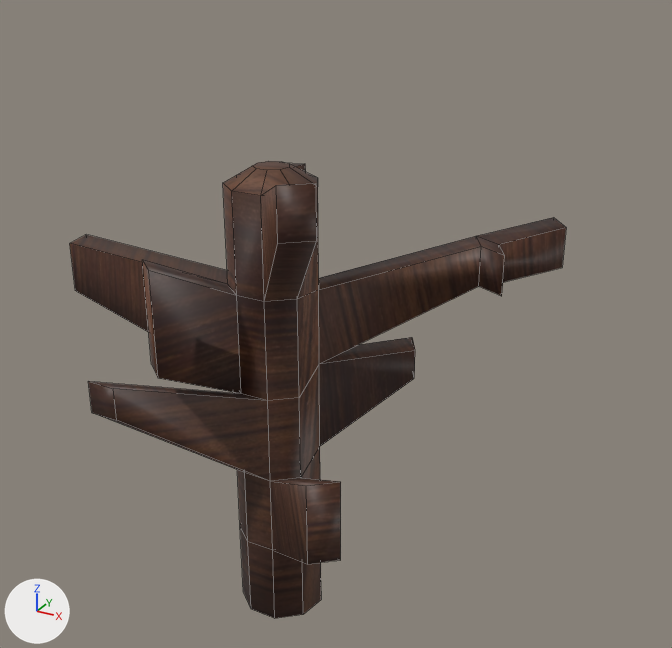
Before and after pictures for a commit that changed the Blender file Blender/Modular Kit Floors/SimpleTree.blend.
The view is the same before and after, from a 50 mm lens placed at (10.15, -15.72, 15.43), pointed at (0.88, 1.12, 7.01). The lights are fixed; the arrows at lower left show +X, +Y and +Z. The first picture is the older version. Mesh edges are drawn as thin lines.
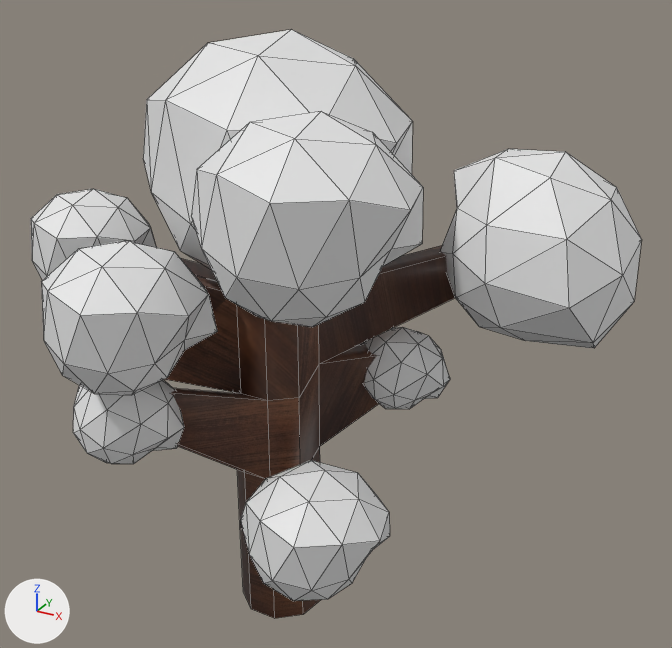
Commit message: Simple Tree

Boxes [x1, y1, x2, y2] around the edits, measured in the pictures (672 x 648 px):
'Icosphere.004', added
    after: [191, 111, 423, 327]
'Icosphere', added
    after: [441, 149, 642, 348]
'Icosphere.009', added
    after: [143, 30, 412, 270]
'Icosphere.003', added
    after: [42, 241, 217, 395]
'Icosphere.005', added
    after: [240, 460, 390, 601]
'Icosphere.007', added
    after: [73, 380, 184, 464]
'Icosphere.002', added
    after: [31, 189, 156, 280]
'Icosphere.006', added
    after: [362, 327, 450, 409]
part 1 of me_cylinder, surface changed
    before: [70, 161, 566, 618]
    after: [165, 245, 455, 618]

The change, as a diff of the scene's bpy script:
```diff
--- a/Blender/Modular Kit Floors/SimpleTree.blend.py
+++ b/Blender/Modular Kit Floors/SimpleTree.blend.py
@@ me_cylinder @@
 me_cylinder.from_pydata(...)  # 111 vertices, 104 faces; spans x -4.9..5.41, y -3.02..4.47, z -1.0..10.29
 # used by ob_cylinder; location = (0.0, 0.0, 0.98)
+# me_cylinder part 1: texture (UV) coordinates of 104 of 104 faces, centred in x -4.84..5.2, y -3.02..4.35, z -1.0..9.87, changed; they spanned u 0.17..0.83, v 0.0..0.99 and now span u -1.92..2.76, v -2.07..3.01
 me_cylinder.materials.append(mat_material_001)
@@ me_icosphere_009 @@
+me_icosphere_009.from_pydata(...)  # 42 vertices, 80 faces; spans x -1.04..1.2, y -1.0..1.37, z -1.0..1.17
@@ ob_icosphere_009 @@
+ob_icosphere_009 = bpy.data.objects.new('Icosphere.009', me_icosphere_009)
+ob_icosphere_009.location = (-0.17, 0.01, 10.56)
+ob_icosphere_009.rotation_euler = (0.0879, -0.852, -0.77)  # degrees (5, -49, -44)
+ob_icosphere_009.scale = (2.34, 2.34, 2.34)
@@ ob_icosphere_007 @@
+ob_icosphere_007 = bpy.data.objects.new('Icosphere.007', me_icosphere_009.copy())
+ob_icosphere_007.location = (-2.09, -2.87, 5.75)
+ob_icosphere_007.rotation_euler = (-0.559, -0.72, -0.419)  # degrees (-32, -41, -24)
+ob_icosphere_007.scale = (0.993, 0.993, 0.993)
@@ ob_icosphere_006 @@
+ob_icosphere_006 = bpy.data.objects.new('Icosphere.006', me_icosphere_009.copy())
+ob_icosphere_006.location = (2.35, 1.31, 6.08)
+ob_icosphere_006.rotation_euler = (-0.559, -0.72, -0.419)  # degrees (-32, -41, -24)
+ob_icosphere_006.scale = (0.866, 0.866, 0.866)
@@ ob_icosphere_005 @@
+ob_icosphere_005 = bpy.data.objects.new('Icosphere.005', me_icosphere_009.copy())
+ob_icosphere_005.location = (2.35, -2.65, 4.15)
+ob_icosphere_005.rotation_euler = (0.0879, -0.852, -0.77)  # degrees (5, -49, -44)
+ob_icosphere_005.scale = (1.23, 1.23, 1.23)
@@ ob_icosphere_004 @@
+ob_icosphere_004 = bpy.data.objects.new('Icosphere.004', me_icosphere_009.copy())
+ob_icosphere_004.location = (2.35, -2.91, 10.56)
+ob_icosphere_004.rotation_euler = (0.0879, -0.852, -0.77)  # degrees (5, -49, -44)
+ob_icosphere_004.scale = (1.64, 1.64, 1.64)
@@ ob_icosphere_003 @@
+ob_icosphere_003 = bpy.data.objects.new('Icosphere.003', me_icosphere_009.copy())
+ob_icosphere_003.location = (-1.39, -3.42, 8.23)
+ob_icosphere_003.rotation_euler = (0.0879, -0.852, -0.77)  # degrees (5, -49, -44)
+ob_icosphere_003.scale = (1.38, 1.38, 1.38)
@@ ob_icosphere_002 @@
+ob_icosphere_002 = bpy.data.objects.new('Icosphere.002', me_icosphere_009.copy())
+ob_icosphere_002.location = (-4.94, -0.44, 8.23)
+ob_icosphere_002.rotation_euler = (0.0879, -0.852, -0.77)  # degrees (5, -49, -44)
+ob_icosphere_002.scale = (1.21, 1.21, 1.21)
@@ ob_icosphere @@
+ob_icosphere = bpy.data.objects.new('Icosphere', me_icosphere_009.copy())
+ob_icosphere.location = (4.71, 2.54, 8.9)
+ob_icosphere.rotation_euler = (-0.573, 0.204, -0.397)  # degrees (-33, 12, -23)
+ob_icosphere.scale = (1.85, 1.85, 1.85)
```
